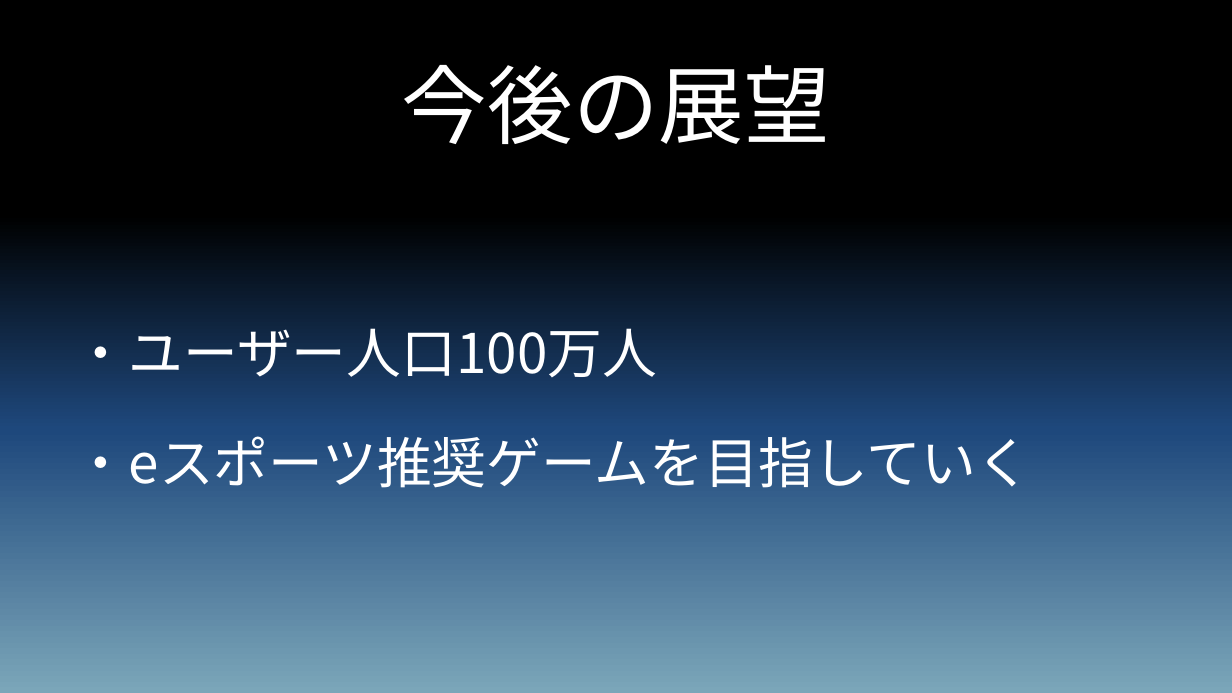
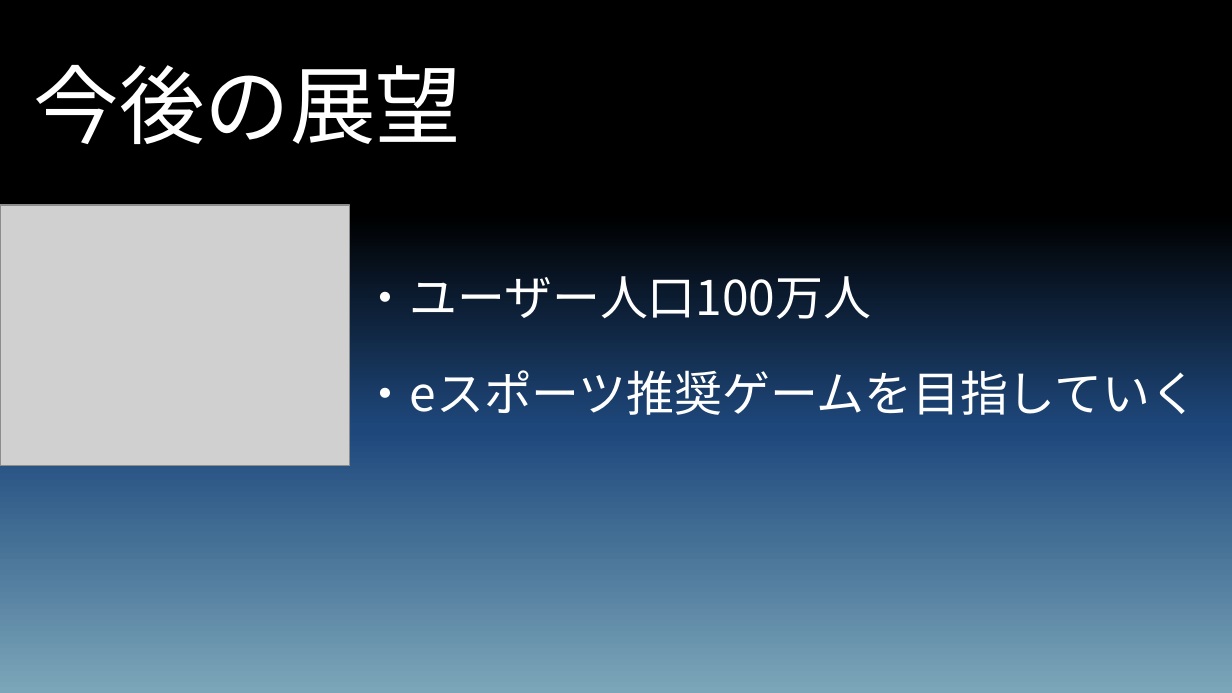
Before and after one commit to coyocoyo/starspace, a slide deck: slide 9 of 発表資料/プレゼンテーション資料.pptx (slide 8 before the commit). Drawn at 1232x693 pixels with LibreOffice and Linux fonts; fonts in the diff are those of the drawing; grey boxes stand for pictures. Boxes give left, top, right and bottom in pixels: in the first picture for what was removed or moved away, otherwise in the second. Text is boxed around its words. In the diff, an @@ line names an element or a change of style, - is before the commit and + after.

```diff
--- a/発表資料/プレゼンテーション資料.pptx
+++ b/発表資料/プレゼンテーション資料.pptx
@@ title "今後の展望": place and size @@
-title "今後の展望" at [402,65,830,144]
+title "今後の展望" at [34,65,462,144]
@@ text "・ユーザー人口100万人": place and size @@
-text "・ユーザー人口100万人" at [74,328,1031,488]
+text "・ユーザー人口100万人" at [362,276,1198,415]
@@ text "・ユーザー人口100万人" at [362,276,1198,415]: size 32 to 28 pt @@
@@ picture added at [0,205,350,466] @@
```
Also in this commit, not shown: 2 other slides changed, 1 slide added, 3 other files.
